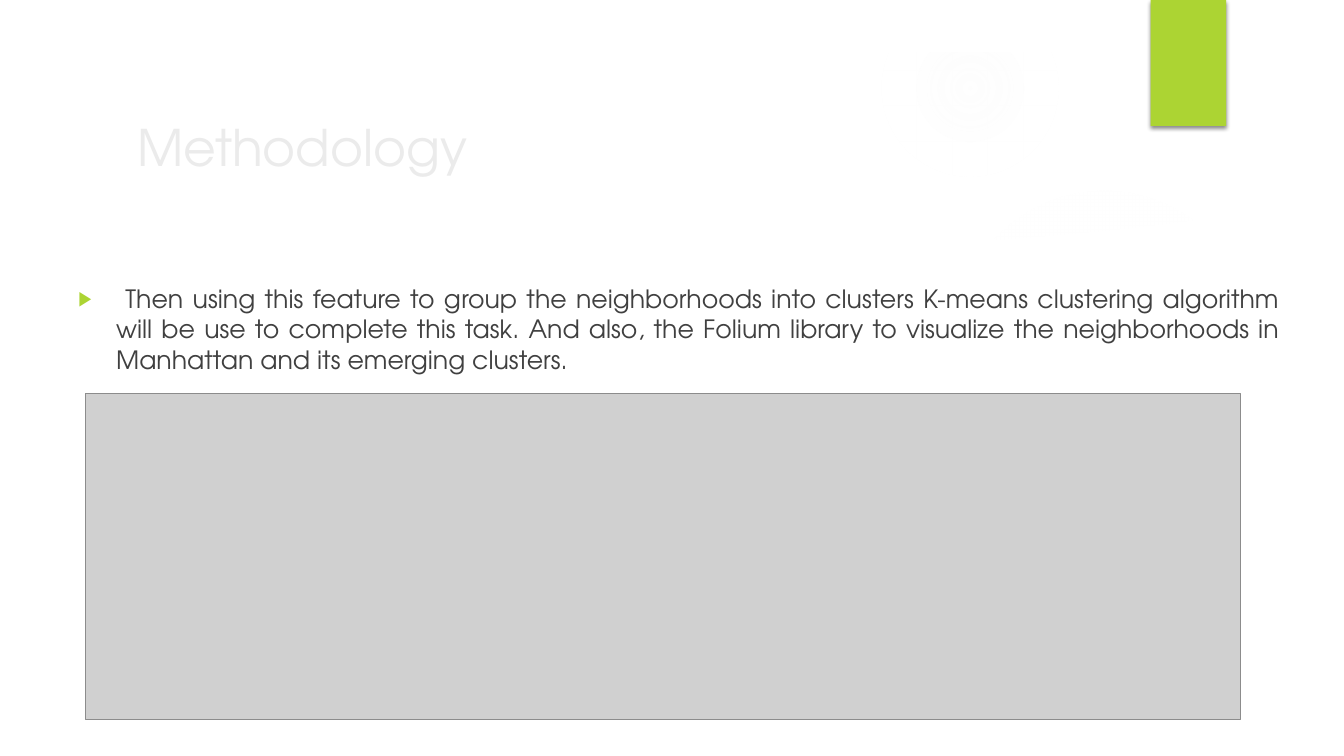
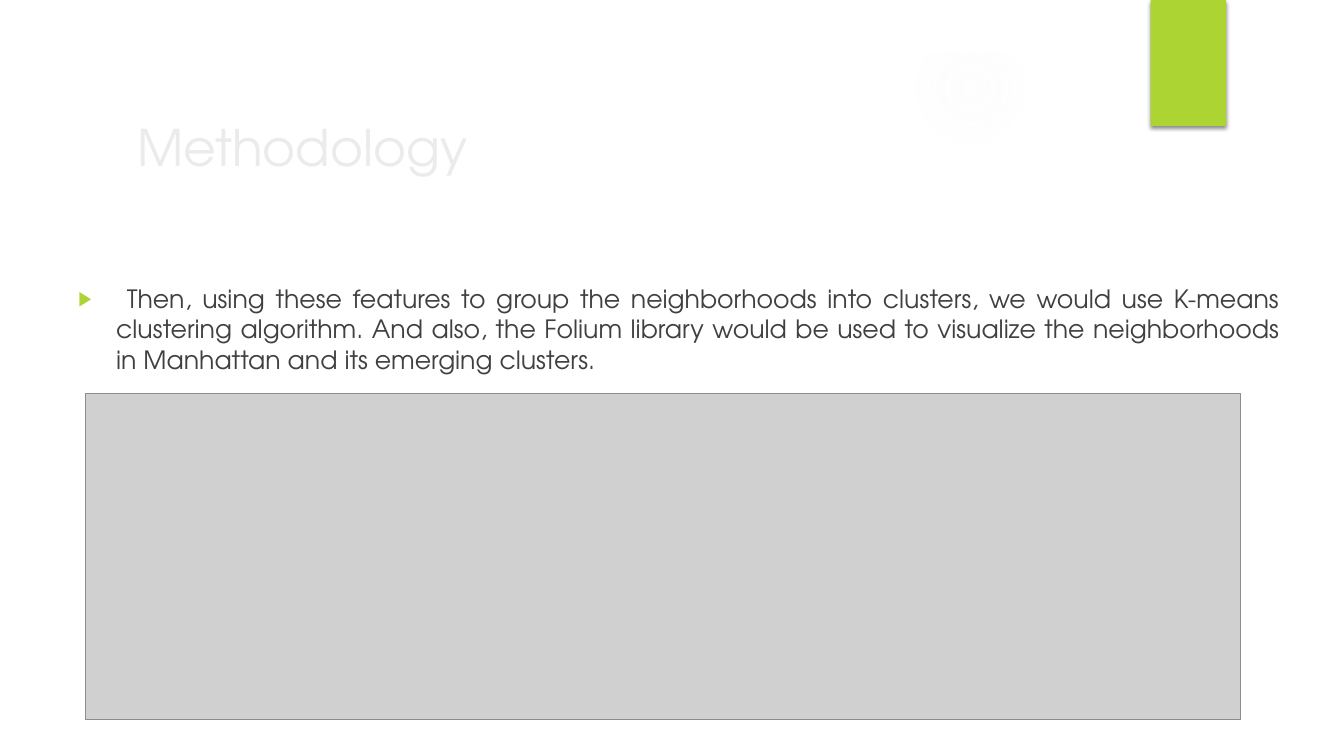
Before and after one commit to RaviTejaMandapati89/Github-and-IBM-Integration-capstone, a slide deck: slide 9 of project_presentation.pptx. Drawn at 1344x756 pixels with LibreOffice and Linux fonts; fonts in the diff are those of the drawing; grey boxes stand for pictures; background and template pictures are left out. Boxes give left, top, right and bottom in pixels: in the first picture for what was removed or moved away, otherwise in the second. Text is boxed around its words. In the diff, an @@ line names an element or a change of style, - is before the commit and + after.

```diff
--- a/project_presentation.pptx
+++ b/project_presentation.pptx
@@ text at [116,289,1279,375]: text changed @@
-▶ Then using this feature to group the neighborhoods into clusters K-means clustering algorithm will be use to complete this task. And also, the Folium library to visualize the neighborhoods in Manhattan and its emerging clusters.
+▶ Then, using these features to group the neighborhoods into clusters, we would use K-means clustering algorithm. And also, the Folium library would be used to visualize the neighborhoods in Manhattan and its emerging clusters.
```
Also in this commit, not shown: 13 other slides changed.
